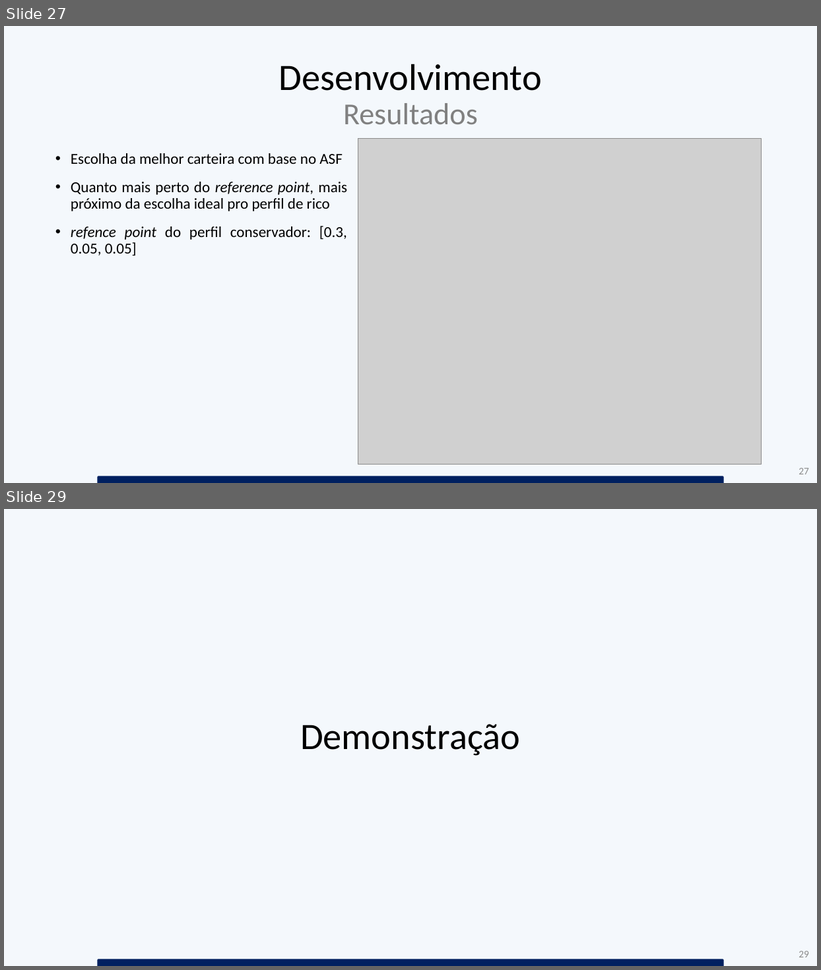
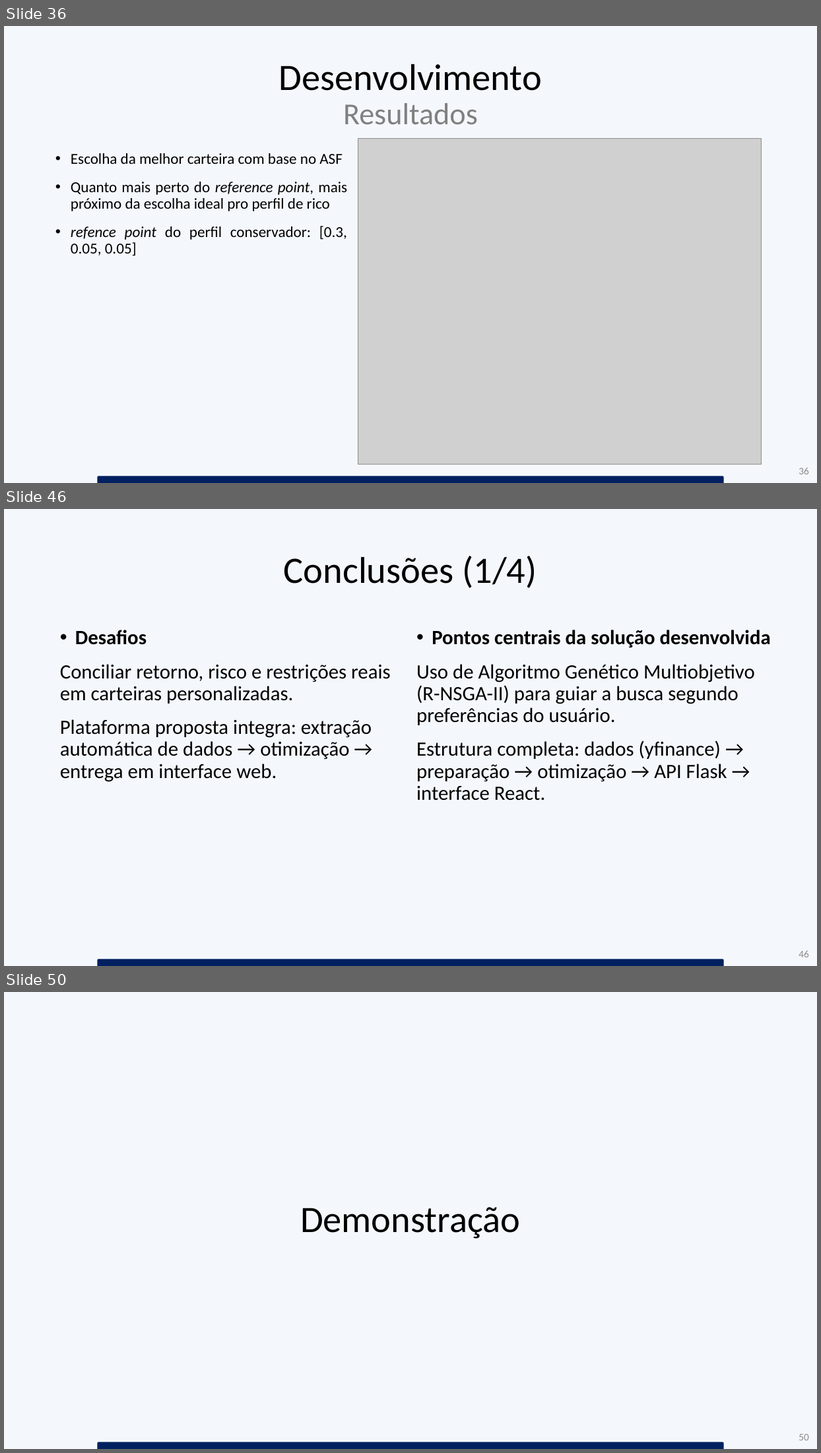
Before and after one commit to brunofvincensi/TCC, a slide deck: TCC_Apresentacao_Alexandre_e_Bruno.pptx. Shown one above the other, each under a label of ours: slides 27 and 29 before the commit, slides 36, 46 and 50 after it; the slides between them are not shown. The pictures are 821x970 and 821x1453 pixels, drawn with LibreOffice and Linux fonts; fonts in the diff are those of the drawing; grey boxes stand for pictures. Boxes give left, top, right and bottom in pixels: in the first picture for what was removed or moved away, otherwise in the second. Text is boxed around its words. In the diff, an @@ line names an element or a change of style, - is before the commit and + after.

```diff
--- a/TCC_Apresentacao_Alexandre_e_Bruno.pptx
+++ b/TCC_Apresentacao_Alexandre_e_Bruno.pptx
@@ slide 46 added at box(4, 509, 817, 966), background #DEEBF7 at 31% opacity @@
@@ title added at box(284, 556, 537, 588), 44 pt, text #000000 @@
+Conclusões (1/4)
@@ text added at box(60, 630, 390, 782), 24 pt, text #000000 @@
+• Desafios
+Conciliar retorno, risco e restrições reais em carteiras personalizadas.
+Plataforma proposta integra: extração automática de dados → otimização → entrega em interface web.
@@ text added at box(416, 630, 771, 801), 24 pt, text #000000 @@
+• Pontos centrais da solução desenvolvida
+Uso de Algoritmo Genético Multiobjetivo (R-NSGA-II) para guiar a busca segundo preferências do usuário.
+Estrutura completa: dados (yfinance) → preparação → otimização → API Flask → interface React.
@@ round same rect added at box(97, 960, 724, 966), fill #002060 @@
@@ page number added at box(799, 951, 809, 958), 12 pt, text #8C8C8C @@
+46
@@ what was slide 27 is now slide 36 @@
@@ page number at box(799, 468, 809, 475): text changed @@
-27
+36
@@ what was slide 29 is now slide 50 @@
@@ page number at box(799, 1434, 809, 1441): text changed @@
-29
+50
```
Also in this commit, not shown: 5 slides changed, 23 other slides added, 3 slides removed, 54 other files.
